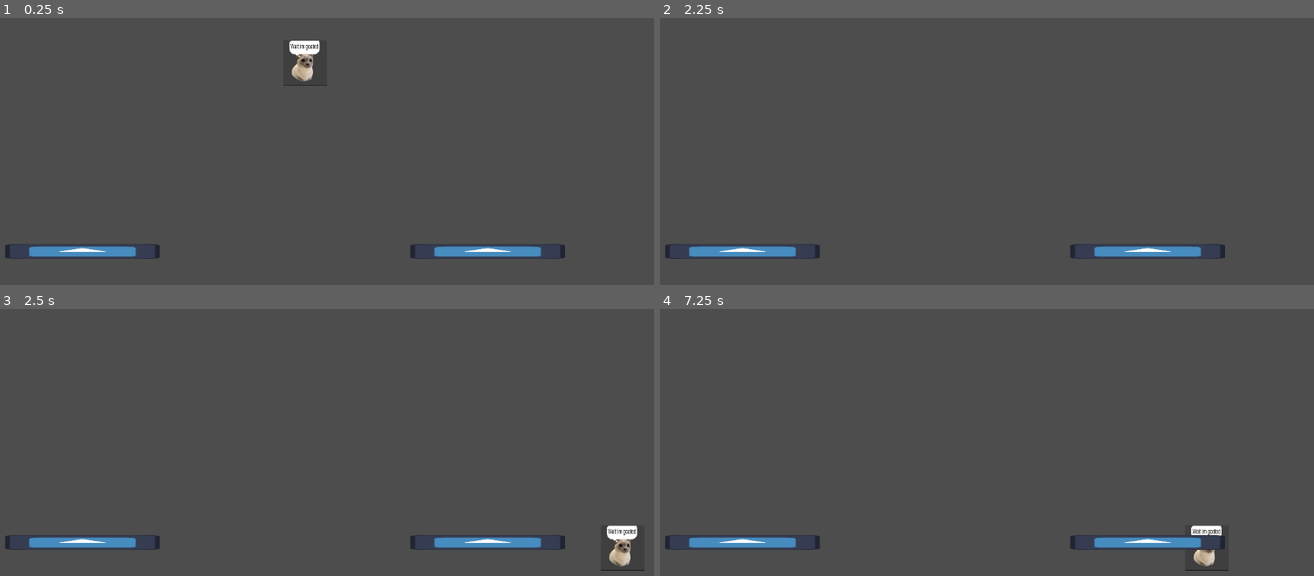
Above: before the commit, frames 1-4 (two rows, left to right).
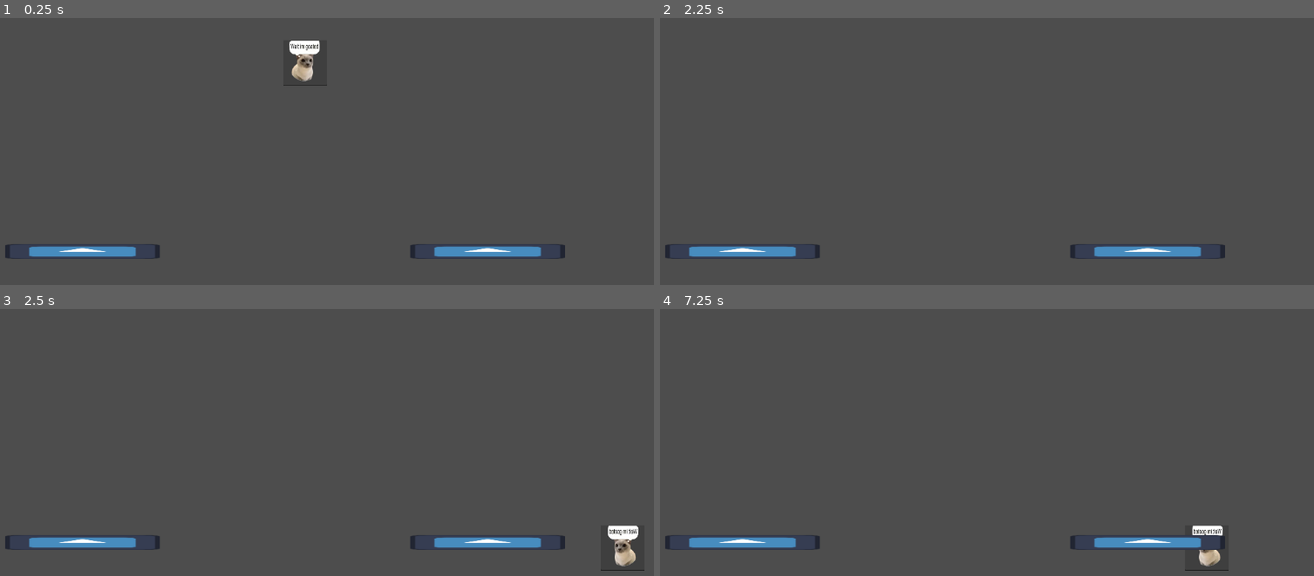
Above: after the commit, the same moments.

Repository: Kirbi625/DNS_projekt
Game: Godot game, scene res://scenes/main.tscn
Two runs of this game, one before a commit and one after it. Both use one fixed random seed, a clock stepped at 60 frames per second and the inputs below. The engine's default icon, where the game draws it, is replaced by a stand-in: a white triangle on a blue panel in a dark square.
Inputs:
- Up to frame 1 (0.25 s): no input
- Up to frame 2 (2.25 s): hold D (right) 0.53-2.03 s; tap Space (jump) at 0.77, 1.52 s; tap Enter at 2 s; hold A (left) from 2.03 s (still down)
- Up to frame 3 (2.5 s): keep holding A (left)
- Up to frame 4 (7.25 s): release A (left) at 2.78 s; hold D (right) 2.78-4.28 s; tap Space (jump) at 3.02, 3.5, 3.77, 4.52, 5, 6.02, 6.5, 6.77 s; tap Enter at 4.25, 5.75 s; hold A (left) 4.28-5.03 s; hold D (right) 5.03-5.78 s; hold A (left) from 5.78 s (still down)

Frames 1-2 are identical in both runs. In frame 3, 0.3% of the frame differs, in the area x 92-98%, y 81-97%; in frame 4, 0.3%.

Commit message:
added character rotation
character rotation

it works
somehow

:3

Diff:
--- a/scripts/Player.gd
+++ b/scripts/Player.gd
@@ -22,4 +22,9 @@
 	else:
 		velocity.x = move_toward(velocity.x, 0, SPEED)
 
+
+	# character rotation
+	if direction != 0:
+		$AnimatedSprite2D.flip_h = direction < 0
+
 	move_and_slide()
